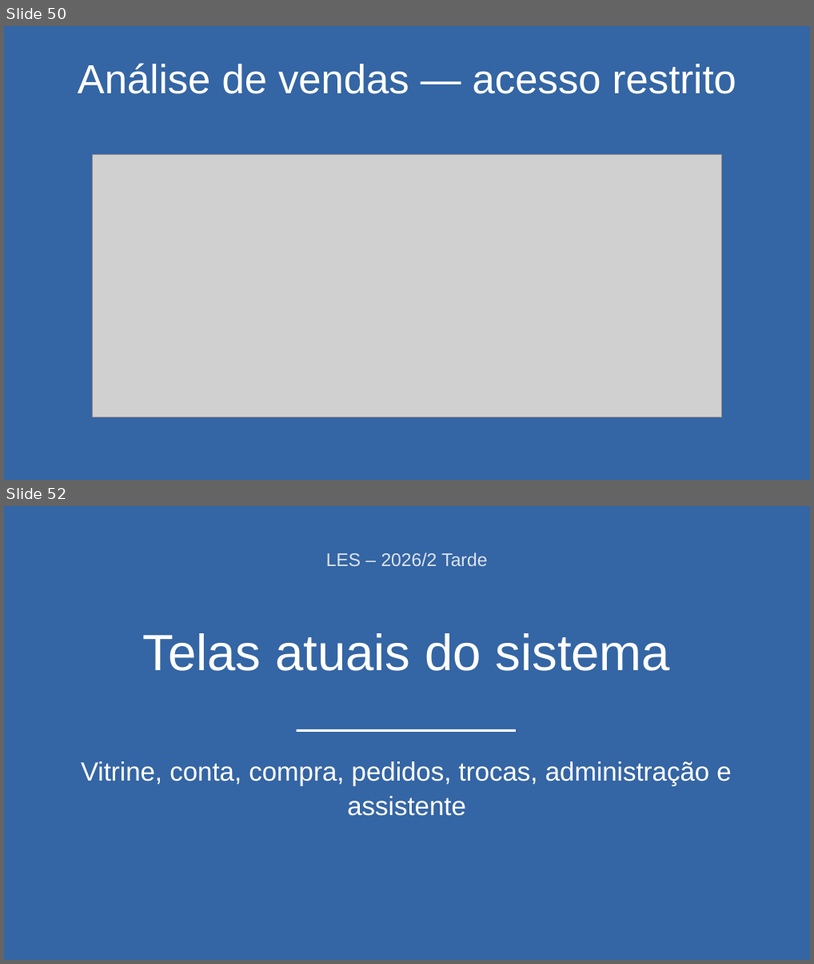
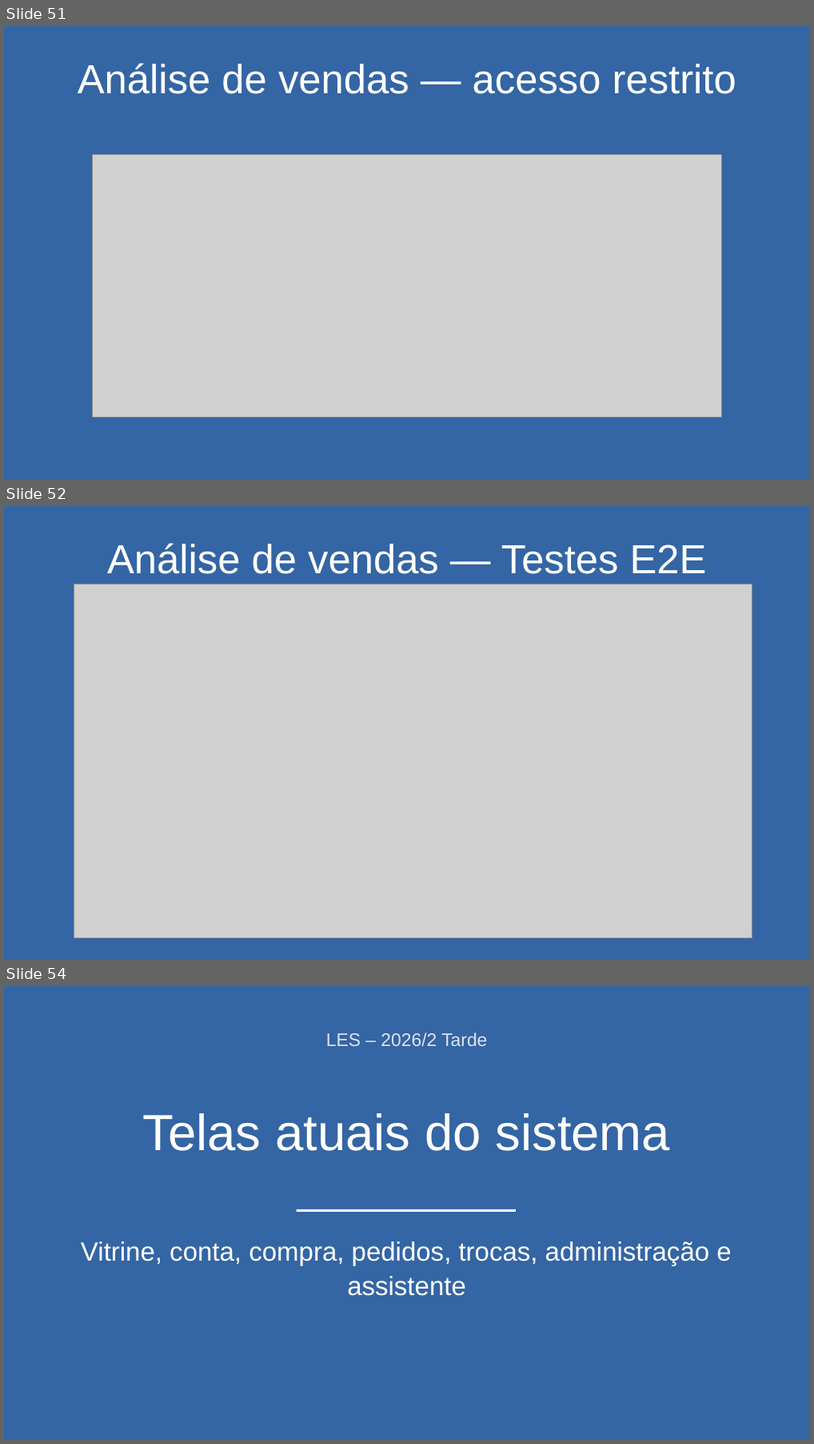
Before and after one commit to matheuskkg/les, a slide deck: docs/entregas/pptxs/17-11/17-11.pptx. Shown one above the other, each under a label of ours: slides 50 and 52 before the commit, slides 51, 52 and 54 after it; the slides between them are not shown. The pictures are 814x964 and 814x1444 pixels, drawn with LibreOffice and Linux fonts; fonts in the diff are those of the drawing; grey boxes stand for pictures. Boxes give left, top, right and bottom in pixels: in the first picture for what was removed or moved away, otherwise in the second. Text is boxed around its words. In the diff, an @@ line names an element or a change of style, - is before the commit and + after.

```diff
--- a/docs/entregas/pptxs/17-11/17-11.pptx
+++ b/docs/entregas/pptxs/17-11/17-11.pptx
@@ slide 52 added at (4,506,810,960), background #3465A4 @@
@@ text added at (107,543,707,574), 40 pt, text #FFFFFF @@
+Análise de vendas — Testes E2E
@@ picture added at (74,584,754,938) @@
@@ what was slide 50 is now slide 51 @@
@@ what was slide 52 is now slide 54 @@
```
Also in this commit, not shown: 3 slides changed, 1 other slide added.
